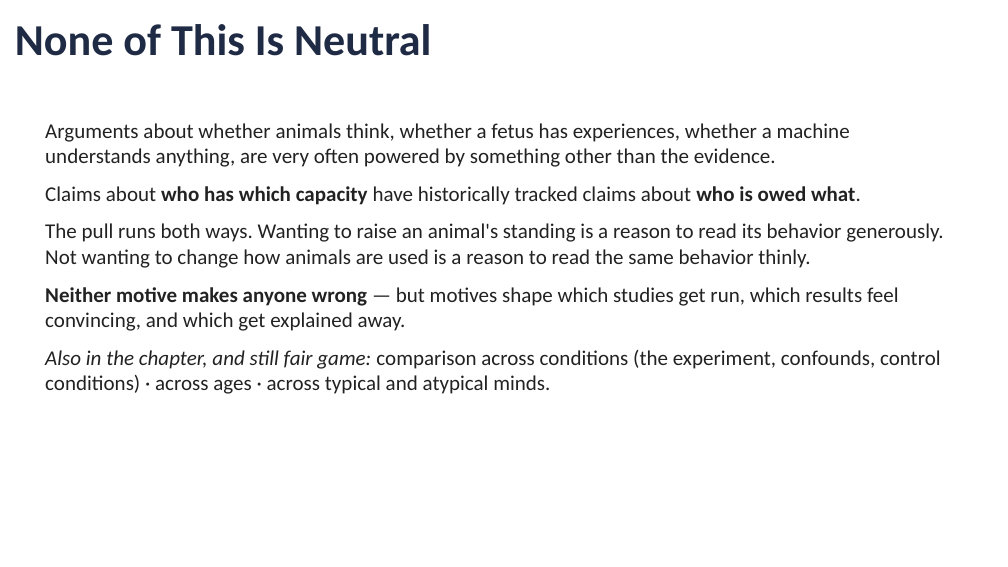
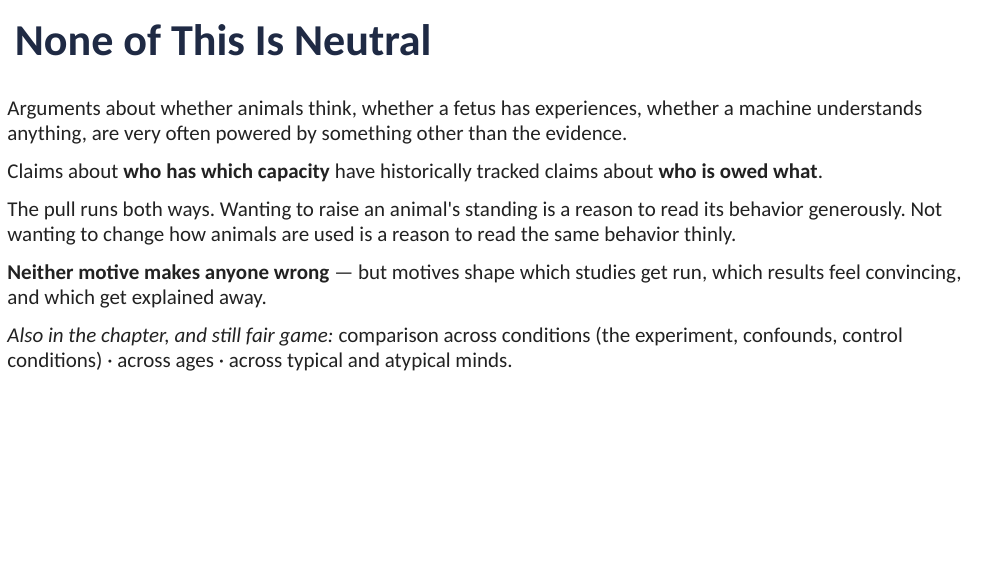
Before and after one commit to jonwillits/intro_to_bcs, a slide deck: slide 14 of comparative_approaches/comparative_approaches_lecture_1.pptx. Drawn at 1008x567 pixels with LibreOffice and Linux fonts; fonts in the diff are those of the drawing. Boxes give left, top, right and bottom in pixels: in the first picture for what was removed or moved away, otherwise in the second. Text is boxed around its words. In the diff, an @@ line names an element or a change of style, - is before the commit and + after.

```diff
--- a/comparative_approaches/comparative_approaches_lecture_1.pptx
+++ b/comparative_approaches/comparative_approaches_lecture_1.pptx
@@ text "Arguments about whether animals think, ..." rewrapped from bbox=[45, 123, 943, 394] to bbox=[7, 100, 962, 371] @@
```
Also in this commit, not shown: 8 other files.
